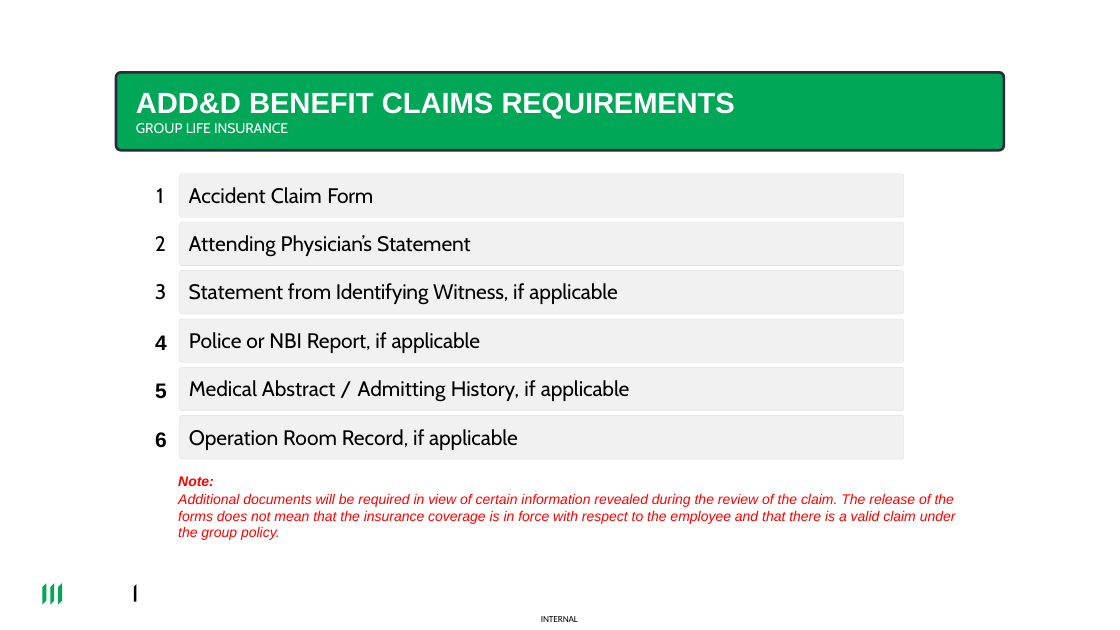
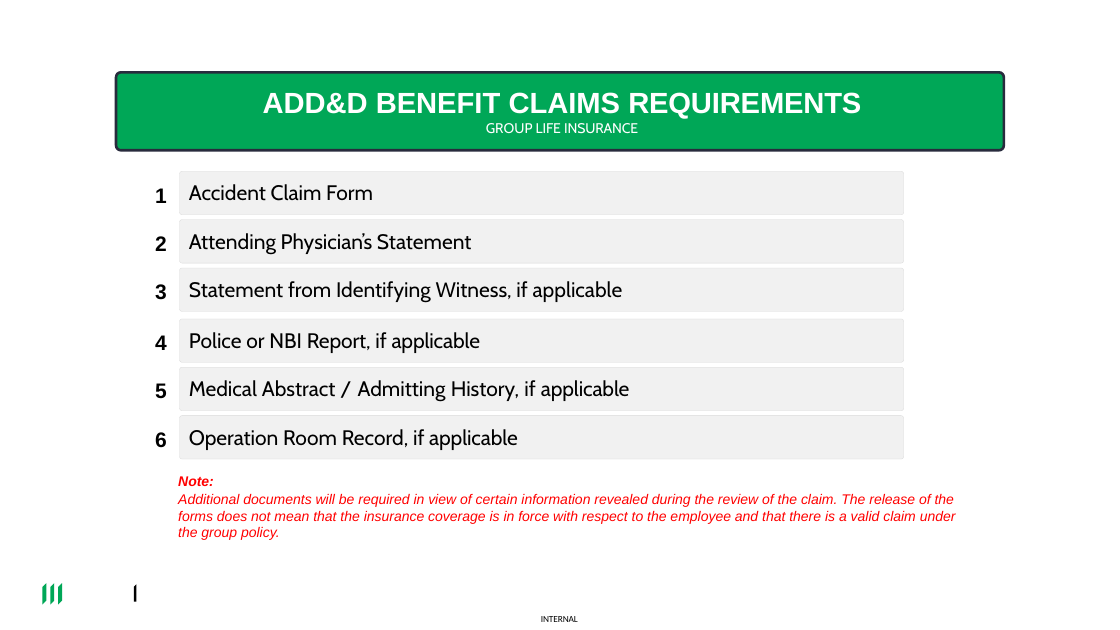
Before and after one commit to fogit-hd/NHOP, a slide deck: slide 26 of Data/AIPresenter/Input/pptx_file_here/FPT SOFTWARE PHILIPPINES CORP_2026_031926 .pptx. Drawn at 1120x630 pixels with LibreOffice and Linux fonts; fonts in the diff are those of the drawing; background and template pictures are left out. Boxes give left, top, right and bottom in pixels: in the first picture for what was removed or moved away, otherwise in the second. Text is boxed around its words. In the diff, an @@ line names an element or a change of style, - is before the commit and + after.

```diff
--- a/Data/AIPresenter/Input/pptx_file_here/FPT SOFTWARE PHILIPPINES CORP_2026_031926 .pptx
+++ b/Data/AIPresenter/Input/pptx_file_here/FPT SOFTWARE PHILIPPINES CORP_2026_031926 .pptx
@@ title at (263,92,861,134): text changed @@
-ADD&D BENEFIT CLAIMS REQUIREMENTS
-GROUP LIFE INSURANCE
+ADD&D BENEFIT CLAIMS REQUIREMENTS
+GROUP LIFE INSURANCE
@@ text added at (155,188,167,203), 18 pt, text #000000, bold @@
+1
@@ text at (189,187,470,257): paragraphs removed @@
-1 Accident Claim Form
-2 Attending Physician’s Statement
@@ text added at (189,184,373,201), 18 pt, text #000000 @@
+Accident Claim Form
@@ text added at (155,236,167,251), 18 pt, text #000000, bold @@
+2
@@ text added at (189,233,471,255), 18 pt, text #000000 @@
+Attending Physician’s Statement
@@ outline redrawn in 6 elements at (180,171,904,215), (180,171,904,215), (180,219,904,263), (180,219,904,263), (180,268,904,312), (180,268,904,312) @@
@@ text added at (155,284,167,300), 18 pt, text #000000, bold @@
+3
@@ text "Statement from Identifying Witness, if ...": place and size @@
-text "Statement from Identifying Witness, if ..." at (189,187,618,305)
+text "Statement from Identifying Witness, if ..." at (189,281,623,303)
@@ text "Statement from Identifying Witness, if ..." at (189,281,623,303): letter spacing -0.2 to 0 pt in "Identifying"; letter spacing -0.1 to 0 pt in "Witness, applicable"; bullet 1 to none @@
```
Also in this commit, not shown: 26 other slides changed, 39 other files.
